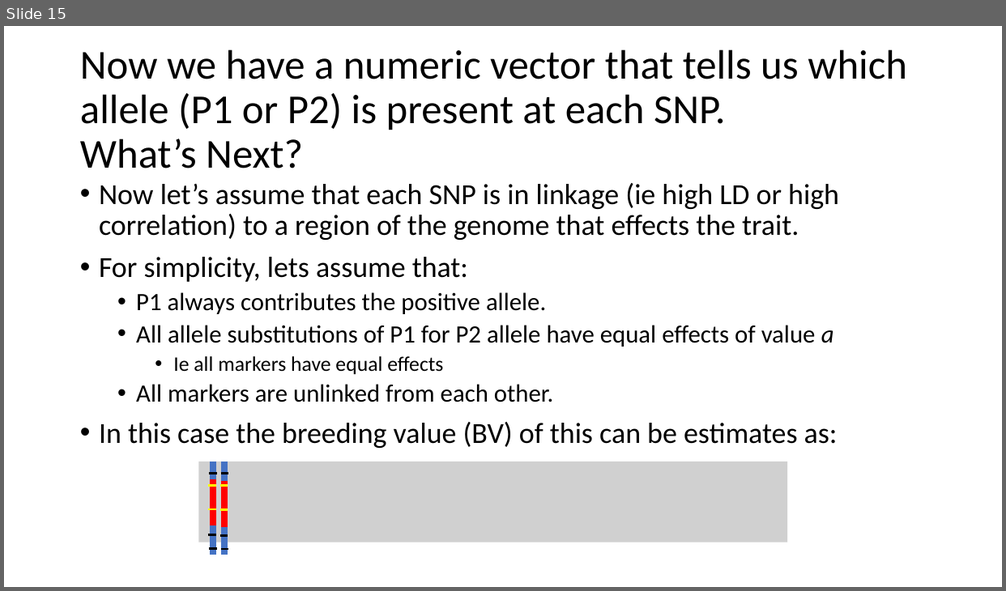
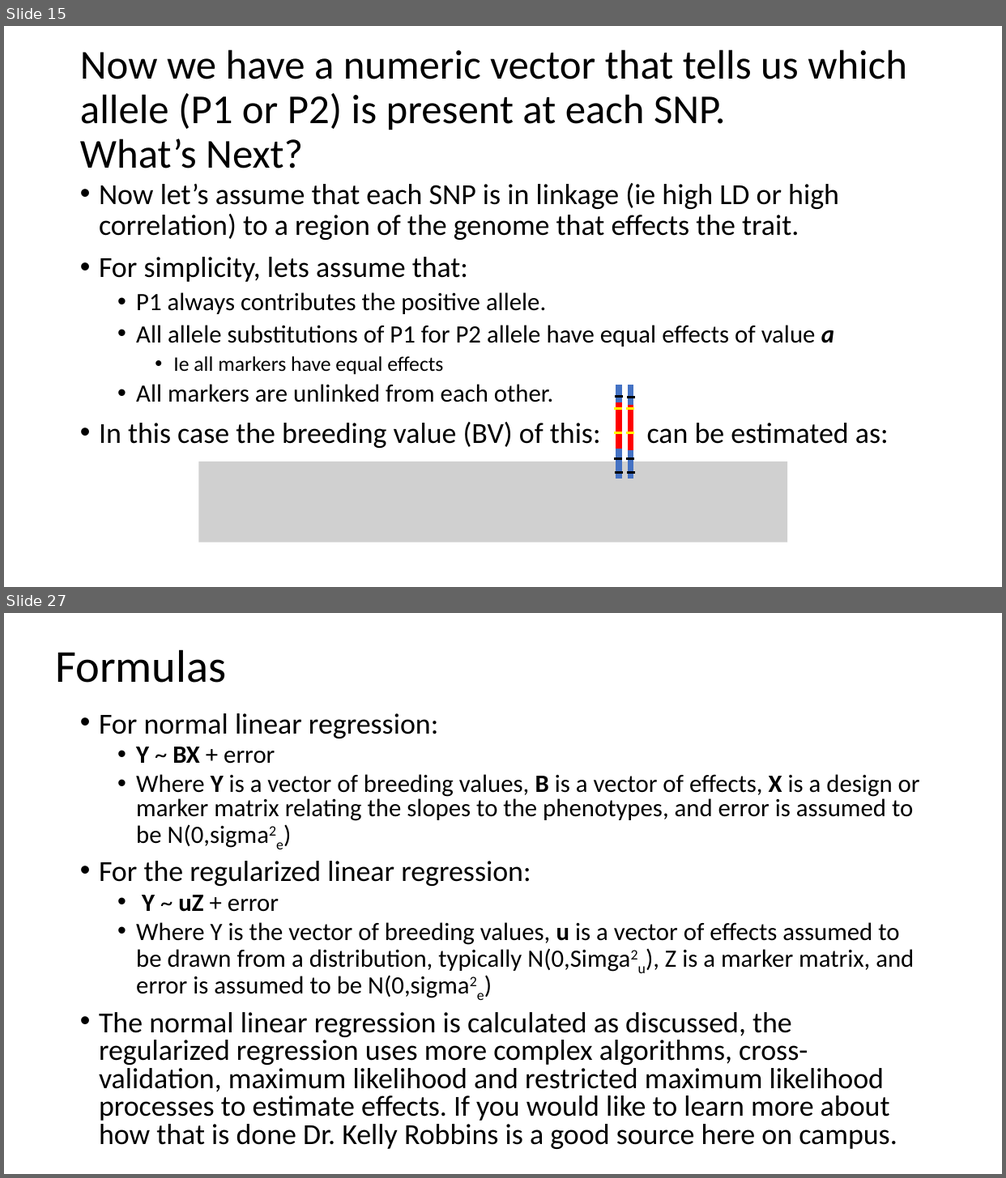
Before and after one commit to ter56/September2_2021_class, a slide deck: AdditiveModels_9_2_2021.pptx. Shown one above the other, each under a label of ours: slide 15 before the commit, slides 15 and 27 after it; the slides between them are not shown. The pictures are 1006x591 and 1006x1178 pixels, drawn with LibreOffice and Linux fonts; fonts in the diff are those of the drawing; grey boxes stand for pictures. Boxes give left, top, right and bottom in pixels: in the first picture for what was removed or moved away, otherwise in the second. Text is boxed around its words. In the diff, an @@ line names an element or a change of style, - is before the commit and + after.

```diff
--- a/AdditiveModels_9_2_2021.pptx
+++ b/AdditiveModels_9_2_2021.pptx
@@ slide 27 added at <box>4,613,1002,1174</box>, background #FFFFFF @@
@@ title added at <box>55,649,226,683</box>, 44 pt, text #000000 @@
+Formulas
@@ text added at <box>99,713,920,1149</box>, 28 pt, text #000000 @@
+• For normal linear regression:
+  • Y ~ BX + error
+  • Where Y is a vector of breeding values, B is a vector of effects, X is a design or marker matrix relating the slopes to the phenotypes, and error is assumed to be N(0,sigma2e)
+• For the regularized linear regression:
+  • Y ~ uZ + error
+  • Where Y is the vector of breeding values, u is a vector of effects assumed to be drawn from a distribution, typically N(0,Simga2u), Z is a marker matrix, and error is assumed to be N(0,sigma2e)
+• The normal linear regression is calculated as discussed, the regularized regression uses more complex algorithms, cross-validation, maximum likelihood and restricted maximum likelihood processes to estimate effects. If you would like to learn more about how that is done Dr. Kelly Robbins is a good source here on campus.
@@ slide 15 changed as well @@
@@ 14 lines: place and size @@
-14 lines at <box>208,462,228,555</box>
+14 lines at <box>614,386,635,479</box>
@@ text at <box>99,422,889,448</box>: text changed @@
-• In this case the breeding value (BV) of this can be estimates as:
+• In this case the breeding value (BV) of this: can be estimated as:
```
Also in this commit, not shown: 5 other slides changed, 19 other slides added, 6 slides removed, 1 other file.
